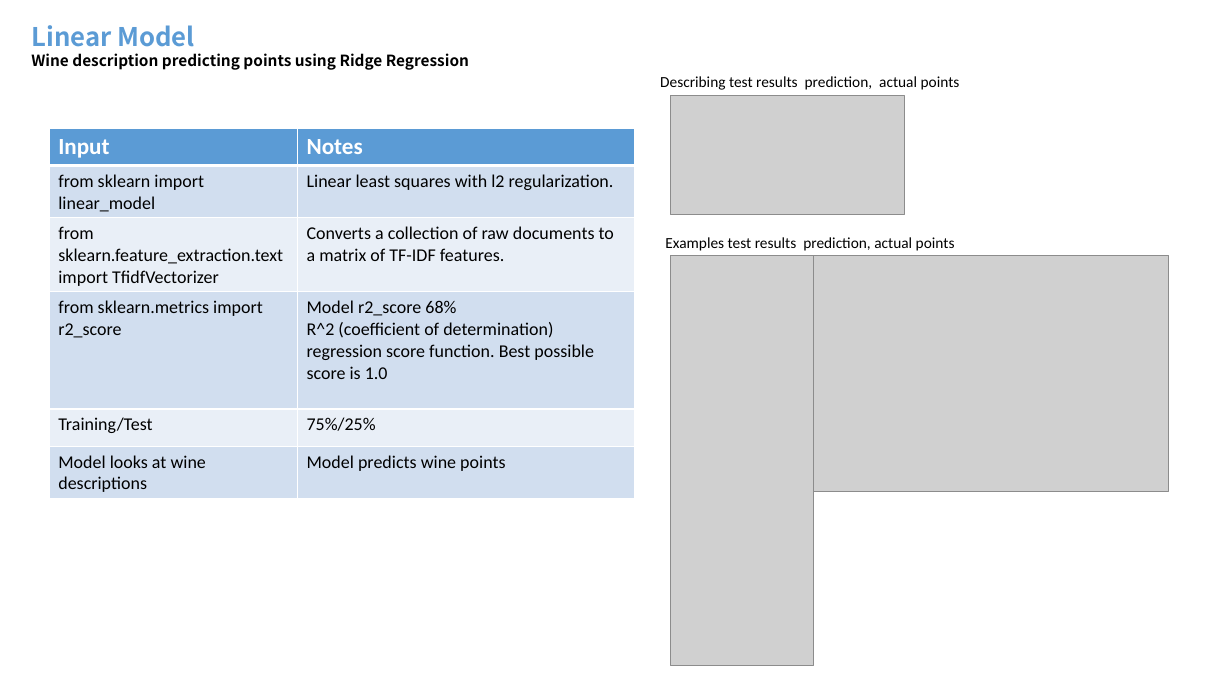
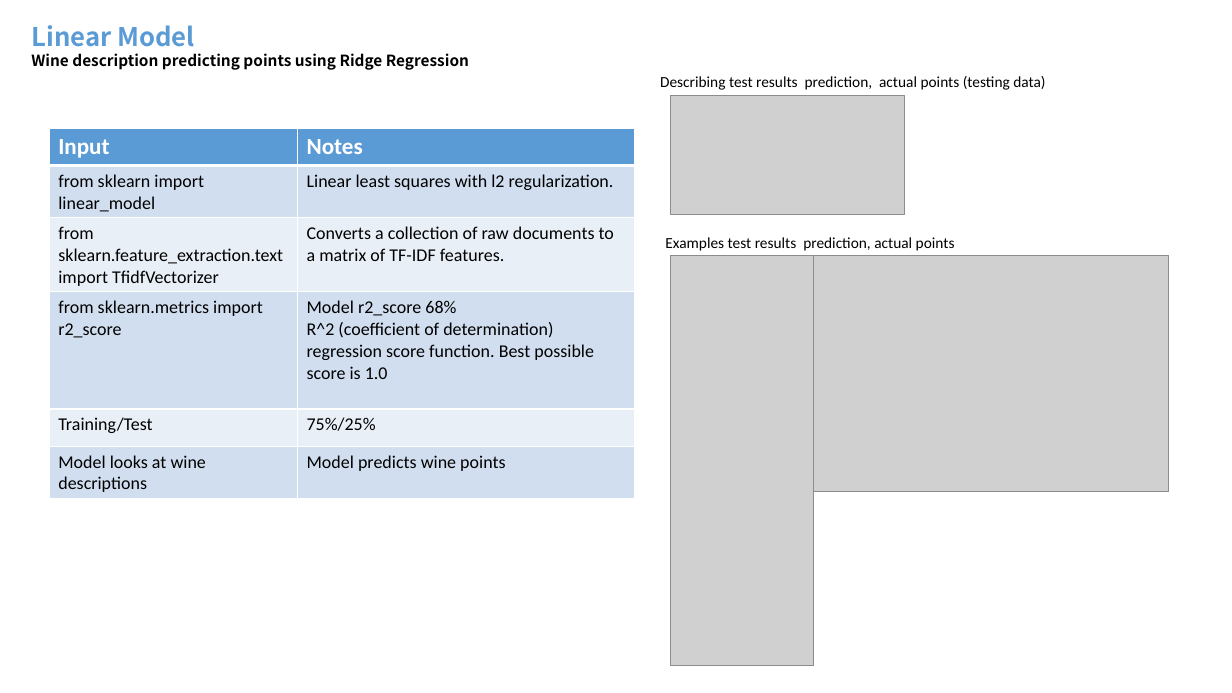
Before and after one commit to mdegrado/Wine-reviews-analysis-and-visualization, a slide deck: slide 16 of winereviews/Wine Reviews Analysis and Visualization.pptx (slide 17 before the commit). Drawn at 1232x693 pixels with LibreOffice and Linux fonts; fonts in the diff are those of the drawing; grey boxes stand for pictures. Boxes give left, top, right and bottom in pixels: in the first picture for what was removed or moved away, otherwise in the second. Text is boxed around its words. In the diff, an @@ line names an element or a change of style, - is before the commit and + after.

```diff
--- a/winereviews/Wine Reviews Analysis and Visualization.pptx
+++ b/winereviews/Wine Reviews Analysis and Visualization.pptx
@@ text at [660,76,1045,90]: text changed @@
-Describing test results prediction, actual points
+Describing test results prediction, actual points (testing data)
```
Also in this commit, not shown: 7 other slides changed, 2 slides removed.
